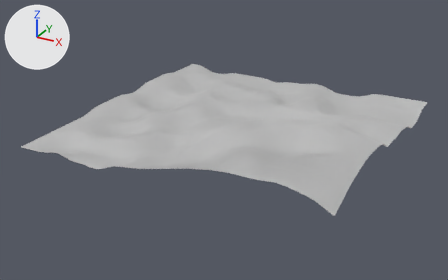
Before and after pictures for a commit that changed the FBX model Assets/Ground.fbx.
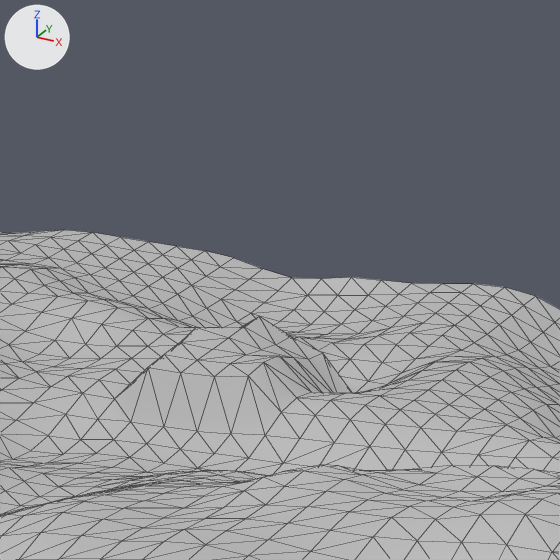
Old and new are each drawn whole from a 50 mm camera at (0.438, -0.857, 0.318) aimed at (-0.016, -0.032, -0.094) and again close up on the part from 49% to 73% of the width and 10% to 49% of the height. The axes (+X, +Y, +Z) are drawn at upper left. The lights are the same throughout. The close-ups show mesh edges as thin lines. Where no turn or scale is listed for an object, it has been applied to the vertices.

Script lines for the objects in view, before the commit:
```python
me_mesh = bpy.data.meshes.new('Mesh')
me_mesh.from_pydata(...)  # 1681 vertices, 3200 faces; spans x -0.25..0.25, y -0.25..0.25, z -0.015..0.061
me_mesh.materials.append(mat_lambert2)  # grey #bcbcbc
ob_pplane1 = bpy.data.objects.new('pPlane1', me_mesh)
ob_pplane1.location = (0.0, 0.0, -0.0715)
```
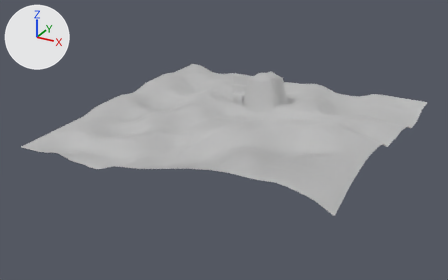
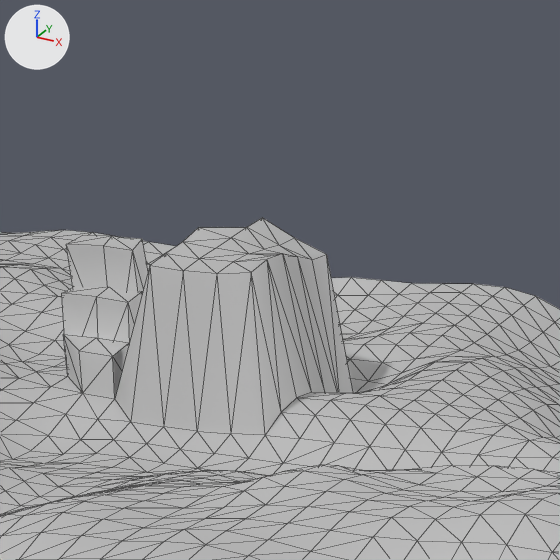
The newer file is also turned or shifted as a whole; pictures and numbers use the older file's frame.

The change in detail:
me_mesh is used by ob_pplane1; location (0.0, 0.0, -0.0715).
me_mesh had 1681 vertices, 3200 faces and spanned x -0.25..0.25, y -0.25..0.25, z -0.015..0.061.
me_mesh now has 1698 vertices, 3234 faces and spans x -0.25..0.25, y -0.25..0.25, z -0.015..0.061.
Part 1, on me_mesh:
11 faces are deleted.
12 vertices in x -0.025..0.012, y 0.075..0.125, z 0.011..0.017 move by (0.0, 0.0, 0.036).
6 vertices in x -0.013..0.012, y 0.088..0.125, z 0.006..0.015 move by (0.0, 0.0, 0.037).
3 vertices in x -0.012..0.012, y 0.138, z 0.005..0.014 move by (0.0, -0.001, 0.036).
1 vertex moves from x -0.025, y 0.088, z 0.013 to x -0.025, y 0.087, z 0.05.
17 vertices are added at x -0.071..-0.038, y 0.074..0.114, z 0.014..0.046.
45 new faces join them.

Location of each change, (x1, y1, x2, y2) in pixels of the close-ups (560 x 560 px):
'pPlane1', reshaped: before (0, 230, 560, 560); after (0, 218, 560, 560)
part 1 of me_mesh, built on: before (68, 316, 351, 435); after (62, 218, 353, 435)
